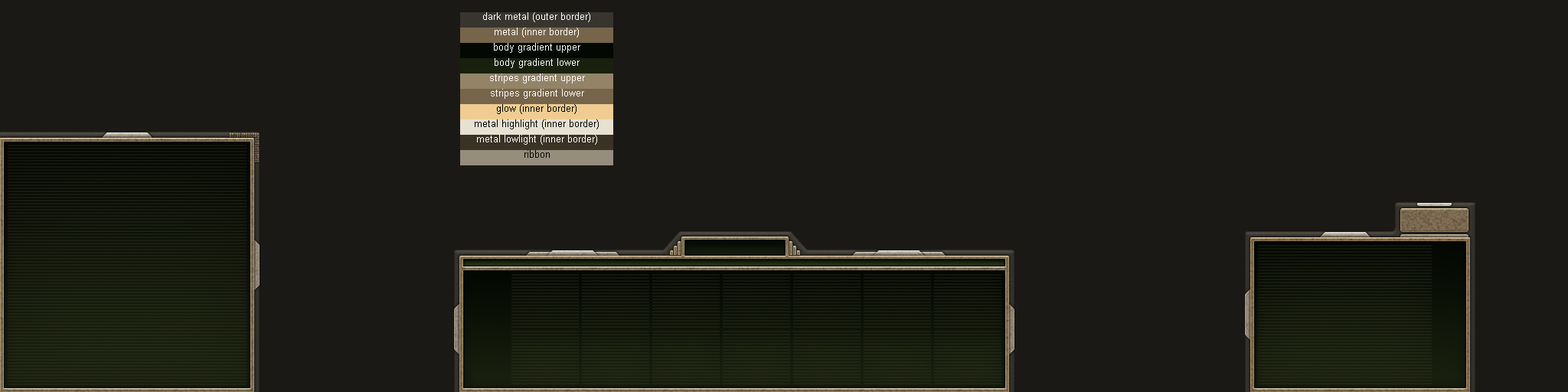
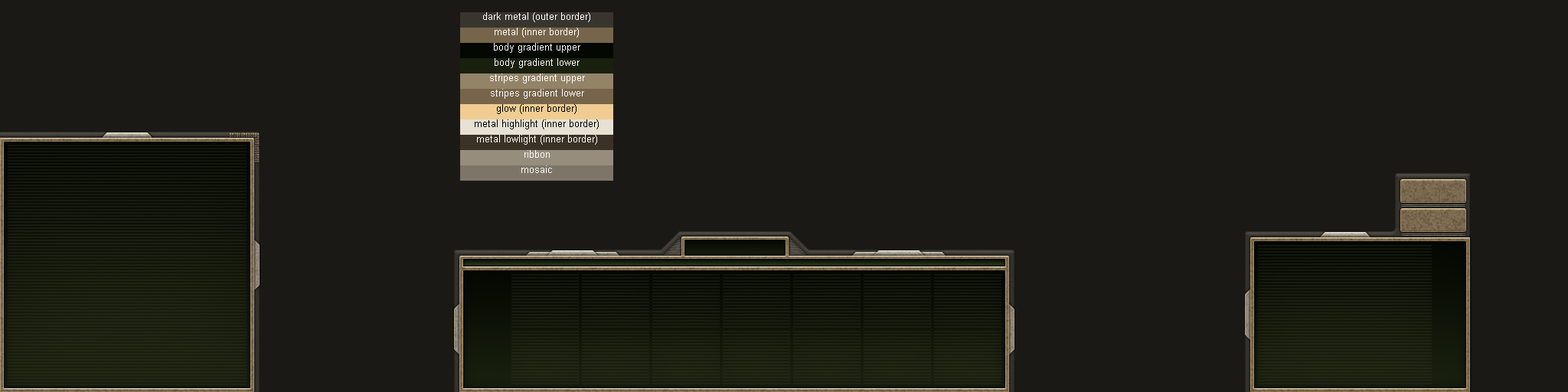
Comparing the layer stacks of the two 1568px x 392px images. Changes:
painted on "ribbon" (1st of 2, in "legend") over (524, 150, 550, 158)
added layer "mosaic" (1st of 2, in "legend") in group "legend" over (521, 165, 553, 174)
added layer "mosaic" (2nd of 2, in "legend") in group "legend" over (460, 165, 614, 181)
painted on "border inner" (2nd of 3, in "production" › "inner") over (669, 241, 801, 255)
painted on "power body" over (465, 260, 1004, 266)
added layer "money mosaic" in group "outer" over (663, 237, 807, 255)
painted on "border outer" (2nd of 3, in "production" › "outer") over (660, 231, 810, 250)
painted on "border inner" (3rd of 3, in "upgrades" › "inner") over (1400, 179, 1469, 232)
added layer "button mosaic" in group "outer" over (1401, 204, 1466, 236)
painted on "ribbon 1" (3rd of 3, in "upgrades" › "outer") over (1400, 202, 1469, 238)
painted on "border outer" (3rd of 3, in "upgrades" › "outer") over (1394, 173, 1477, 392)
